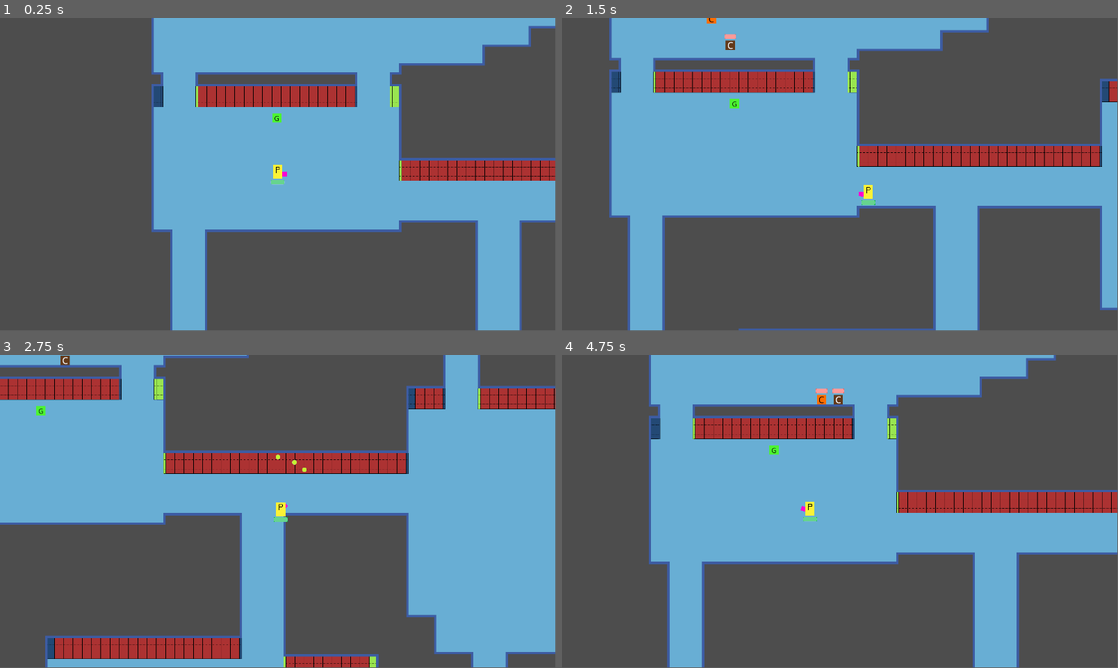
Above: before the commit, frames 1-4 (two rows, left to right).
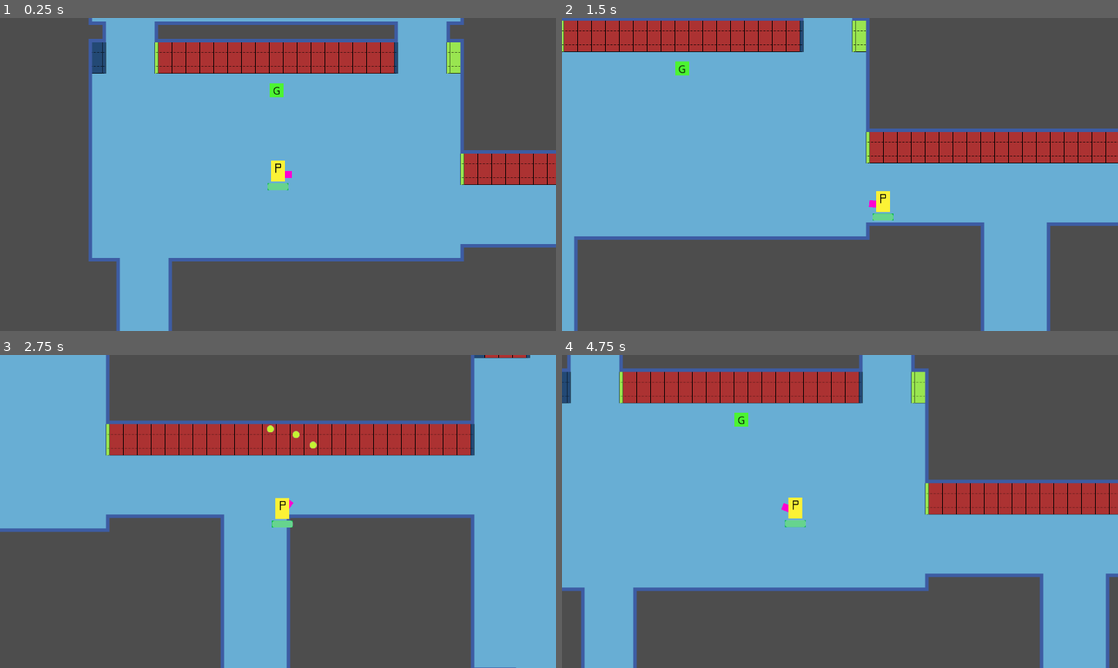
Above: after the commit, the same moments.

Repository: amenrio/techo-de-cristal
Game: Godot game, scene res://02_scenes/03_levels/level_alpha.tscn
Two runs of this game, one before a commit and one after it. Both use one fixed random seed, a clock stepped at 60 frames per second and the inputs below.
Inputs (mouse positions are in pixels of both pictures, inside the frame that each line leads up to):
- Up to frame 1 (0.25 s): no input
- Up to frame 2 (1.5 s): tap Enter at 0.5 s; move the mouse to (962, 158) at 0.52 s; hold D (move_right) 0.53-1.28 s; tap E (interact) at 0.6 s; move the mouse to (728, 190) at 1.27 s; hold S (move_down) from 1.28 s (still down); tap Shift (dash) at 1.35 s
- Up to frame 3 (2.75 s): tap E (interact) at 1.55, 2.3 s; move the mouse to (333, 442) at 2.02 s; release S (move_down) at 2.03 s; hold D (move_right) from 2.03 s (still down); hold Space (fire) from 2.03 s (still down)
- Up to frame 4 (4.75 s): move the mouse to (812, 574) at 2.77 s; release D (move_right) at 2.78 s; release Space (fire) at 2.78 s; hold W (move_up) 2.78-3.53 s; tap E (interact) at 2.85, 3.6, 4.55 s; move the mouse to (1006, 558) at 3.52 s; hold A (move_left) from 3.53 s (still down); move the mouse to (673, 464) at 4.27 s; tap Shift (dash) at 4.35 s
The window is 799x449 before the commit and 800x450 after it. Grey fills any space a smaller window leaves; there, only what the larger window draws over its background counts as a difference.

The runs differ from the first frame. In frame 1, 40% of the frame differs, in the area x 15-100%, y 0-100%; in frame 2, 38%; in frame 3, 32%; in frame 4, 45%, in the area x 0-100%, y 0-100%.

Commit message:
Comanda logic

Diff:
--- a/02_scenes/01_characters/girlfriend.gd
+++ b/02_scenes/01_characters/girlfriend.gd
@@ -33,7 +33,7 @@
 # DAR NUEVAS COMANDAS
 func _ready():
 	var _recipes_databse = _get_recipes()
-	for idx in range(3):
+	for idx in range(1):
 		comandas_nivel.append(set_level_comandas())
 
 # Called every frame. 'delta' is the elapsed time since the previous frame.
--- a/02_scenes/01_characters/player.gd
+++ b/02_scenes/01_characters/player.gd
@@ -9,10 +9,10 @@
 
 @export var dash_velocity: float = 2000
 @export var dash_timeout: float = 1.5
-
+@onready var current_level = get_tree().current_scene
 @onready var health_component = $HealthComponent
 @onready var weapon = $weapon
-
+var comanda_instance = preload("res://02_scenes/02_objects/comanda.tscn")
 var canDash=true
 var isDashing=false
 
@@ -21,6 +21,7 @@
 var desired_velocity := Vector2.ZERO
 var turn_velocity := Vector2.ZERO
 var objetivos:Array
+
 var inventory:Dictionary = {
 	"ingredients":{},
 	"modifiers":{},
@@ -36,8 +37,11 @@
 func talk_to_girlfriend():
 	if Input.is_action_just_pressed("interact") and chismecito:
 		objetivos = girlfriend_instance.comandas_nivel
-		print(objetivos)
-
+		for comanda in objetivos:
+			var comanda_activa = comanda_instance.instantiate()
+			comanda_activa.init(comanda)
+			current_level.add_child(comanda_activa)
+			print("Añadida comanda")
 
 func dash():
 	if Input.is_action_just_pressed('dash') and canDash:
@@ -65,6 +69,10 @@
 	dash()
 	talk_to_girlfriend()
 
+func check_completed_comandas():
+	var _ingredient_list = inventory["ingredients"]
+
+
 func add_to_inventory(pickup_object):
 	"""Function that recieves the object that is being picked up
 	It's structure is {pickup_class:pickup_name}, ej: {"ingredients":"manzana"}
@@ -77,8 +85,8 @@
 		if not pickup_name in inventory[pickup_class]:
 			inventory[pickup_class].merge({pickup_name:0})
 		inventory[pickup_class][pickup_name]+=1
-	print(inventory)
 
 func _on_interaction_zone_area_entered(area):
 	if area.is_in_group('girlfriend'):
-		chismecito=true # Replace with function body.
+		chismecito = true
+		# Replace with function body.
--- /dev/null
+++ b/02_scenes/02_objects/comanda.gd
@@ -0,0 +1,32 @@
+extends Control
+
+var recipe_name:String
+var ingredients:Array
+var total_time: float
+@onready var timer = $timer
+var is_completed:bool
+
+func init(args):
+	recipe_name = args["name"]
+	ingredients = args["ingredients"]
+#	total_time = args["timer"]
+	total_time = 5
+	print(recipe_name)
+	print(ingredients)
+	print(total_time)
+
+# Called when the node enters the scene tree for the first time.
+func _ready():
+	timer.wait_time = total_time
+	print(timer.wait_time)
+	timer.start() # Replace with function body.
+
+# Called every frame. 'delta' is the elapsed time since the previous frame.
+func _process(delta):
+#	print(timer.time_left)
+	pass
+
+func _on_timer_timeout():
+	timer.stop() # Replace with function body.
+	print(recipe_name) # Replace with function body.
+	print("Se ha acabado")
--- a/02_scenes/02_objects/comanda.tscn
+++ b/02_scenes/02_objects/comanda.tscn
@@ -1,6 +1,12 @@
 [gd_scene load_steps=2 format=3 uid="uid://ceg2ep56uvhy2"]
 
-[ext_resource type="Script" path="res://comanda.gd" id="1_clm8e"]
+[ext_resource type="Script" path="res://02_scenes/02_objects/comanda.gd" id="1_u6c6o"]
 
-[node name="comanda" type="Node2D"]
-script = ExtResource("1_clm8e")
+[node name="comanda" type="Control"]
+layout_mode = 3
+anchors_preset = 0
+script = ExtResource("1_u6c6o")
+
+[node name="timer" type="Timer" parent="."]
+
+[connection signal="timeout" from="timer" to="." method="_on_timer_timeout"]
--- a/comanda.gd
+++ /dev/null
@@ -1,14 +0,0 @@
-extends Node2D
-
-var recipe_name:String
-var ingredients:Dictionary
-var timer:float
-var is_completed:bool
-
-# Called when the node enters the scene tree for the first time.
-func _ready():
-	pass # Replace with function body.
-
-# Called every frame. 'delta' is the elapsed time since the previous frame.
-func _process(delta):
-	pass
--- a/project.godot
+++ b/project.godot
@@ -17,12 +17,11 @@
 
 [display]
 
-window/size/viewport_width=640
-window/size/viewport_height=480
+window/size/viewport_width=1280
+window/size/viewport_height=720
+window/size/mode=2
 window/size/resizable=false
 window/size/borderless=true
-window/size/window_width_override=1920
-window/size/window_height_override=1080
 mouse_cursor/size/viewport_height=1080
 mouse_cursor/size/viewport_width=1920
 mouse_cursor/stretch/aspect="keep"
